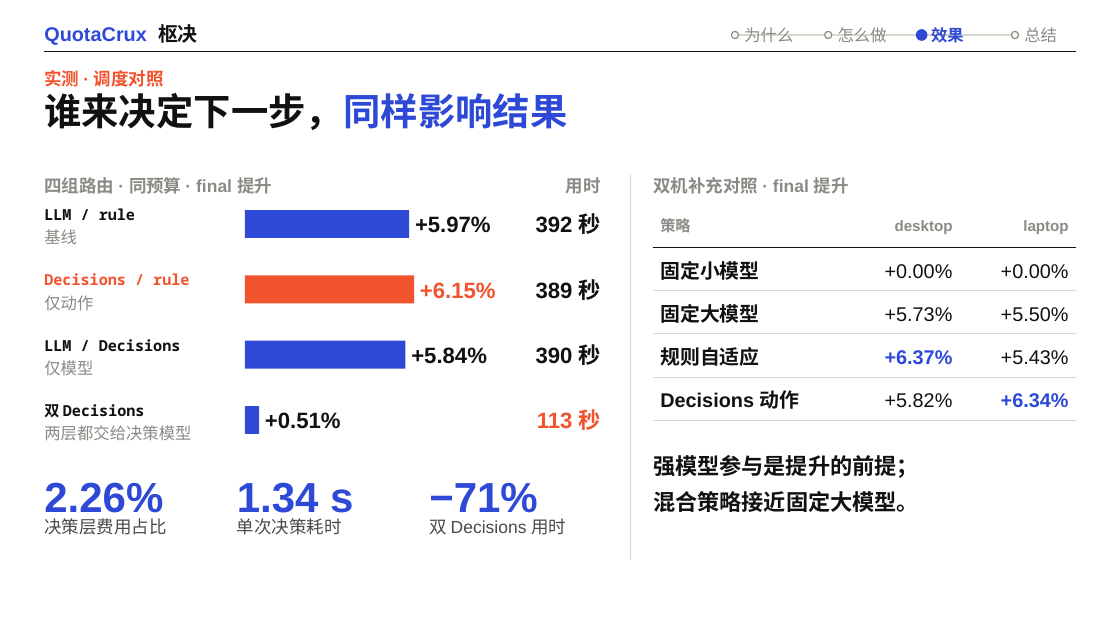
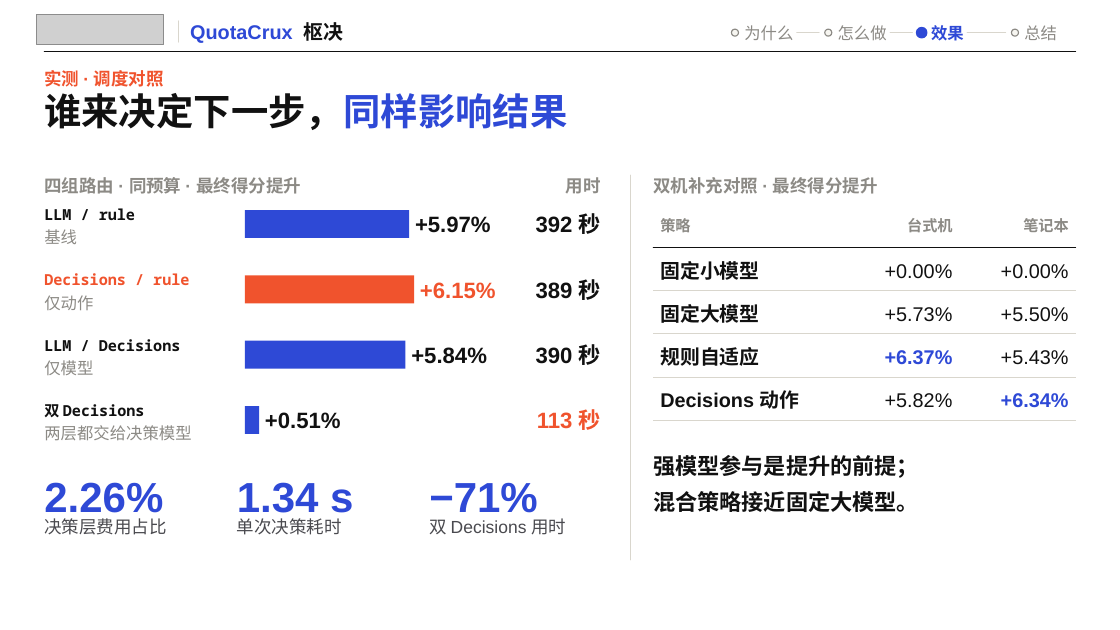
Before and after one commit to bohack-2026-hw/QuotaCrux, a slide deck: slide 16 of docs/presentation/QuotaCrux.pptx. Drawn at 1120x630 pixels with LibreOffice and Linux fonts; fonts in the diff are those of the drawing; grey boxes stand for pictures; background and template pictures are left out. Boxes give left, top, right and bottom in pixels: in the first picture for what was removed or moved away, otherwise in the second. Text is boxed around its words. In the diff, an @@ line names an element or a change of style, - is before the commit and + after.

Commit message:
deck: BoHack intro on the cover and lockup top-left on every slide; centred card text, units on every number, nav gaps, centred cross, no wraps

```diff
--- a/docs/presentation/QuotaCrux.pptx
+++ b/docs/presentation/QuotaCrux.pptx
@@ picture added at (x1=37, y1=14, x2=164, y2=45) @@
@@ line added from (178, 21) to (178, 42), #D9D6CD 1 pt @@
@@ text "QuotaCrux 枢决" moved from (x1=44, y1=24, x2=198, y2=45) to (x1=190, y1=22, x2=344, y2=43) @@
@@ line added from (797, 33) to (819, 33), #D9D6CD 1 pt @@
@@ line moved from (735, 35) - (1015, 35) to (891, 33) - (912, 33) @@
@@ line added from (967, 33) to (1006, 33), #D9D6CD 1 pt @@
@@ text at (x1=44, y1=177, x2=301, y2=194): text changed @@
-四组路由 · 同预算 · final 提升
+四组路由 · 同预算 · 最终得分提升
@@ text at (x1=653, y1=177, x2=878, y2=194): text changed @@
-双机补充对照 · final 提升
+双机补充对照 · 最终得分提升
@@ text at (x1=907, y1=218, x2=952, y2=233): text changed @@
-desktop
+台式机
@@ text at (x1=1023, y1=218, x2=1068, y2=233): text changed @@
-laptop
+笔记本
```
Also in this commit, not shown: 21 other slides changed, 6 other files.
